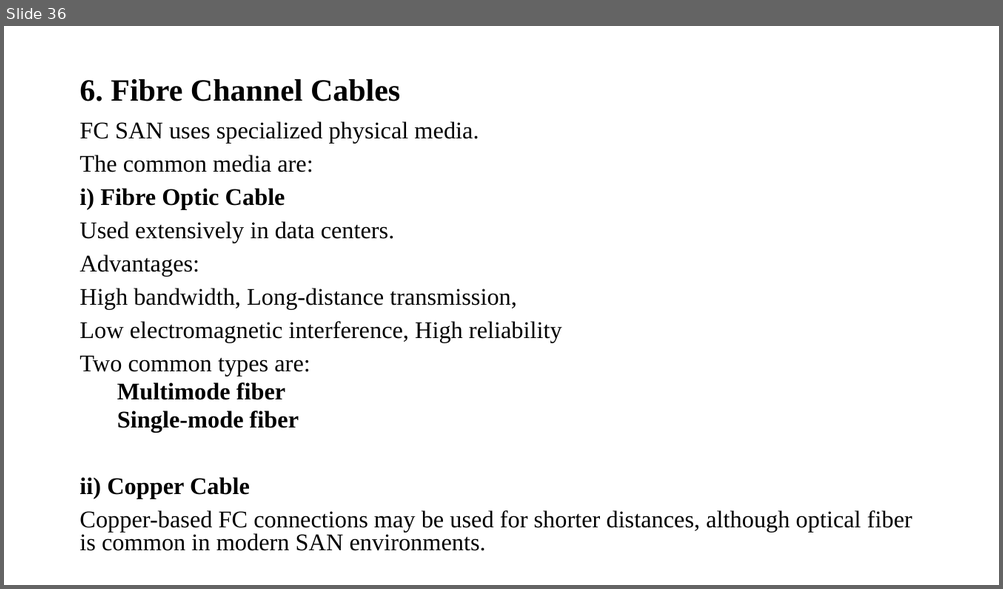
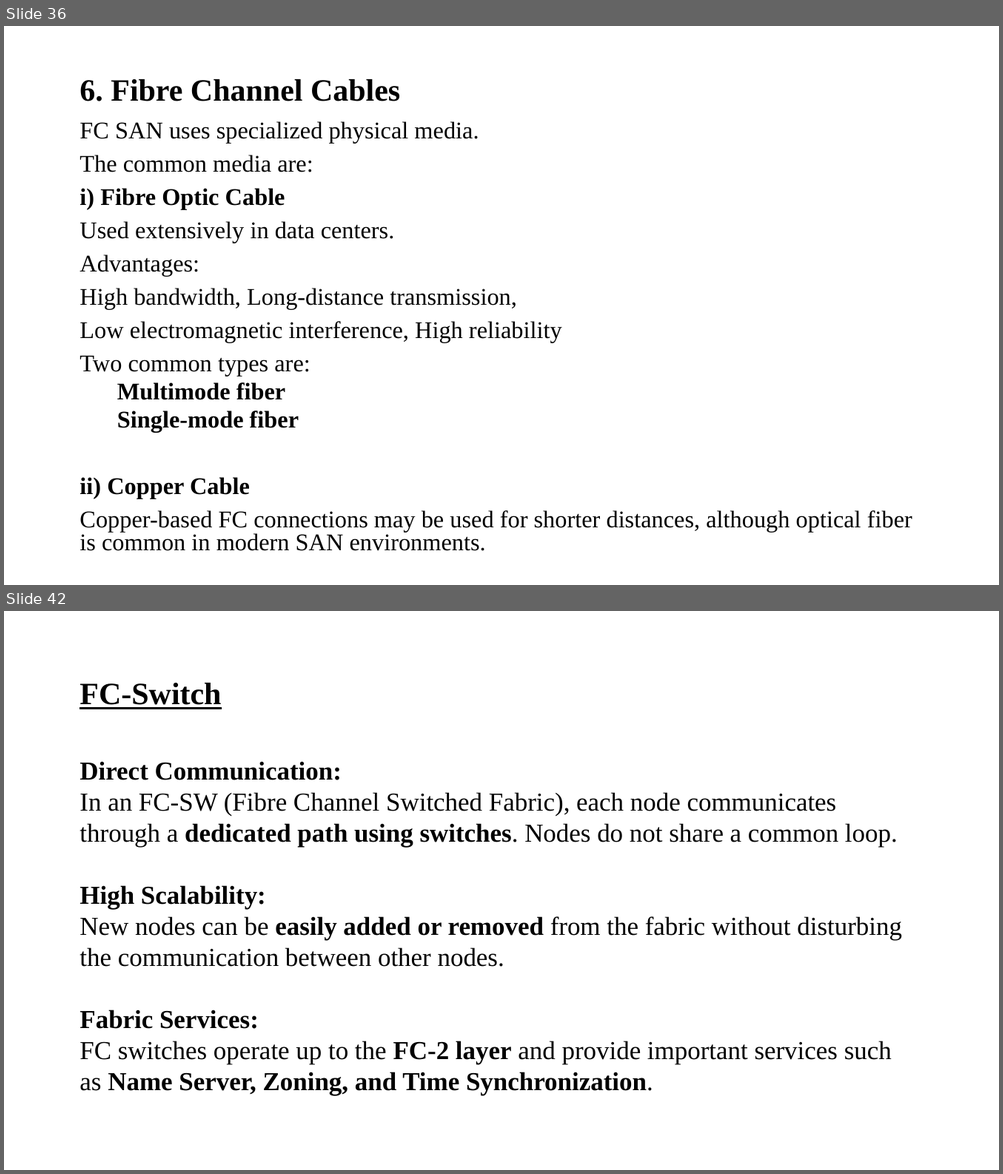
Before and after one commit to kittyboy06/Clg, a slide deck: 5th Sem/Storage Tech/UNIT 3.pptx. Shown one above the other, each under a label of ours: slide 36 before the commit, slides 36 and 42 after it; the slides between them are not shown. The pictures are 1003x589 and 1003x1174 pixels, drawn with LibreOffice and Linux fonts; fonts in the diff are those of the drawing. Boxes give left, top, right and bottom in pixels: in the first picture for what was removed or moved away, otherwise in the second. Text is boxed around its words. In the diff, an @@ line names an element or a change of style, - is before the commit and + after.

```diff
--- a/5th Sem/Storage Tech/UNIT 3.pptx
+++ b/5th Sem/Storage Tech/UNIT 3.pptx
@@ slide 42 added at (4,611,999,1170), background #FFFFFF @@
@@ title added at (79,683,221,709), 30 pt, text #000000, bold, underline @@
+FC-Switch
@@ text added at (79,761,902,1096), 25 pt, text #000000 @@
+Direct Communication:
+In an FC-SW (Fibre Channel Switched Fabric), each node communicates through a dedicated path using switches. Nodes do not share a common loop.
+High Scalability:
+New nodes can be easily added or removed from the fabric without disturbing the communication between other nodes.
+Fabric Services:
+FC switches operate up to the FC-2 layer and provide important services such as Name Server, Zoning, and Time Synchronization.
```
Also in this commit, not shown: 12 slides changed, 46 other slides added, 21 other files.
